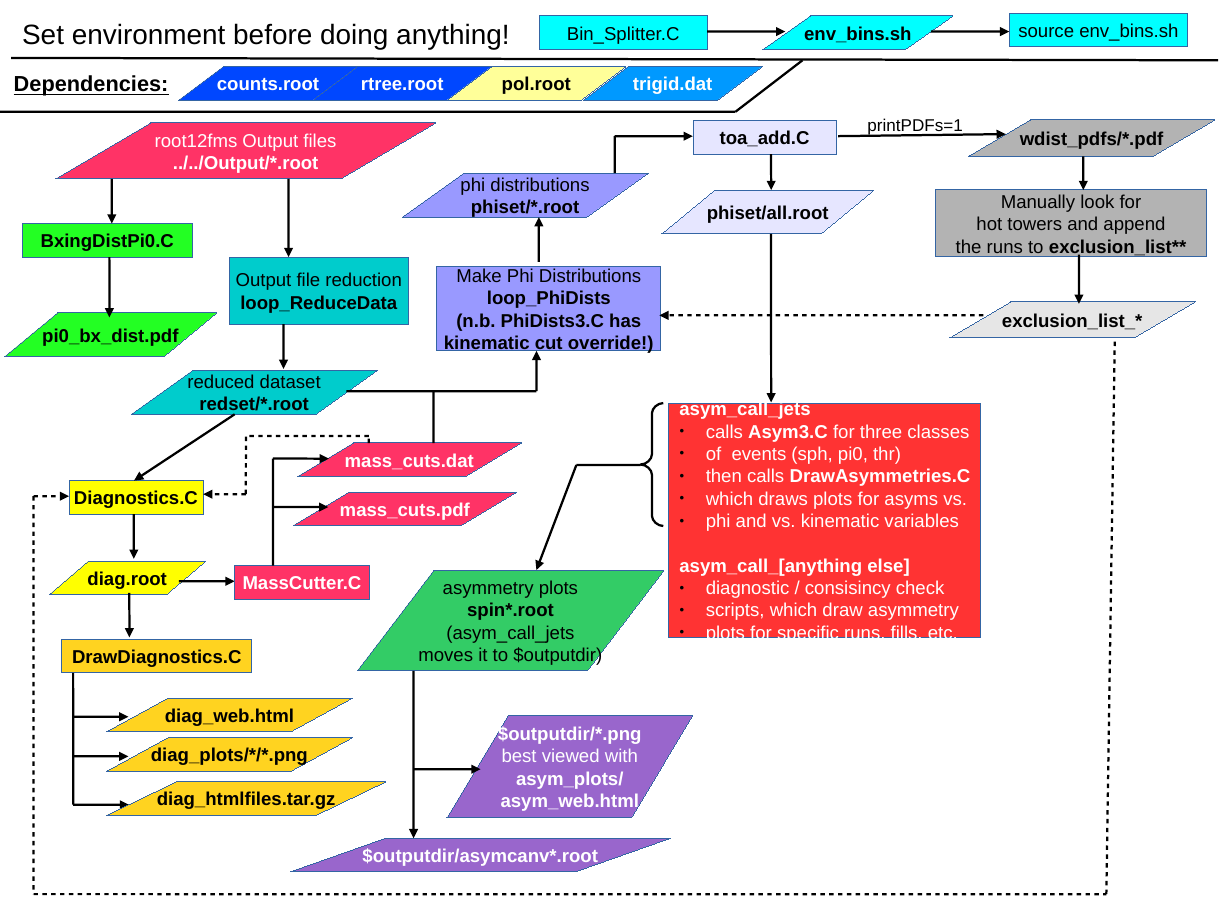
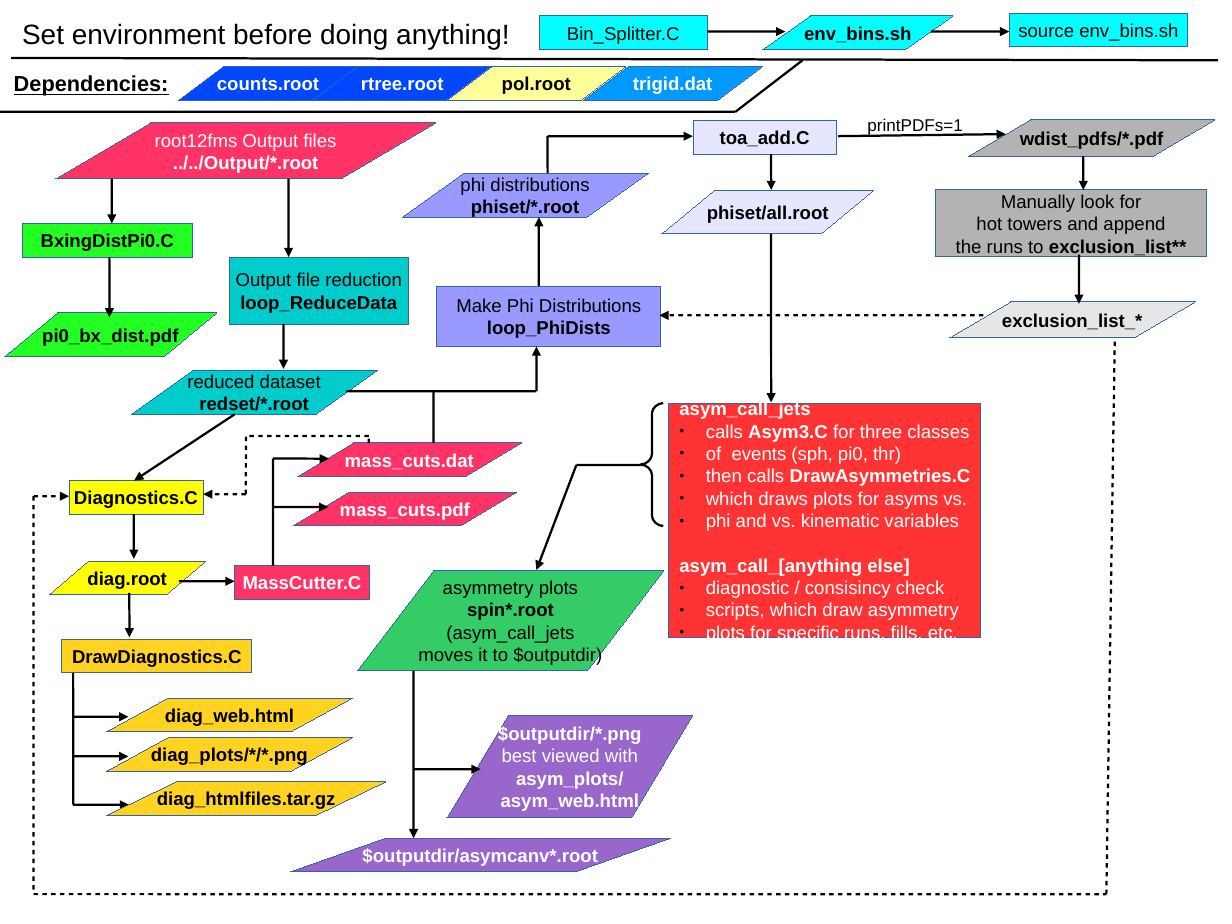
Before and after one commit to c-dilks/spin15t, a slide deck: slide 1 of doc_diagram.odp. Drawn at 1232x924 pixels with LibreOffice and Linux fonts; fonts in the diff are those of the drawing. Boxes give left, top, right and bottom in pixels: in the first picture for what was removed or moved away, otherwise in the second. Text is boxed around its words. In the diff, an @@ line names an element or a change of style, - is before the commit and + after.

```diff
--- a/doc_diagram.odp
+++ b/doc_diagram.odp
@@ line moved from (615, 136) - (615, 173) to (548, 136) - (548, 173) @@
@@ arrow moved from (615, 136) - (693, 136) to (548, 136) - (693, 136) @@
@@ arrow moved from (539, 262) - (539, 217) to (539, 286) - (539, 217) @@
@@ rectangle "Make Phi Distributions" resized from (x1=437, y1=266, x2=662, y2=351) to (x1=437, y1=286, x2=662, y2=347) @@
@@ text in rectangle at (x1=444, y1=313, x2=654, y2=354): paragraphs removed @@
-(n.b. PhiDists3.C has
-kinematic cut override!)
@@ arrow moved from (537, 391) - (537, 351) to (537, 391) - (537, 347) @@
```
Also in this commit, not shown: 14 other files.
